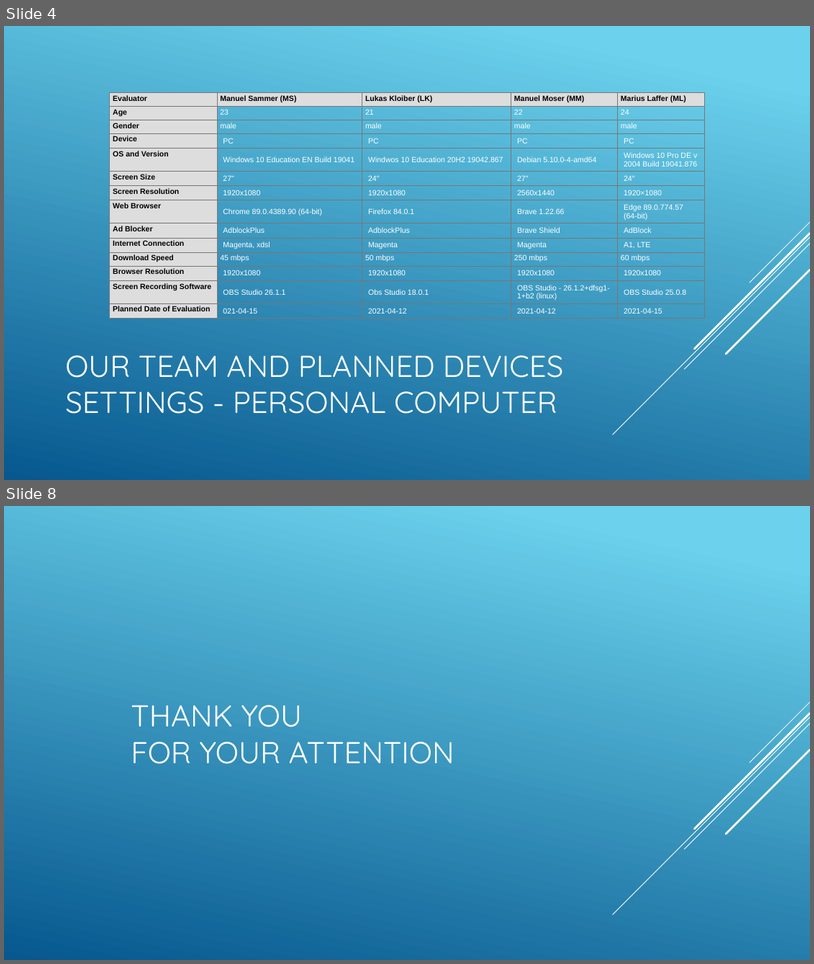
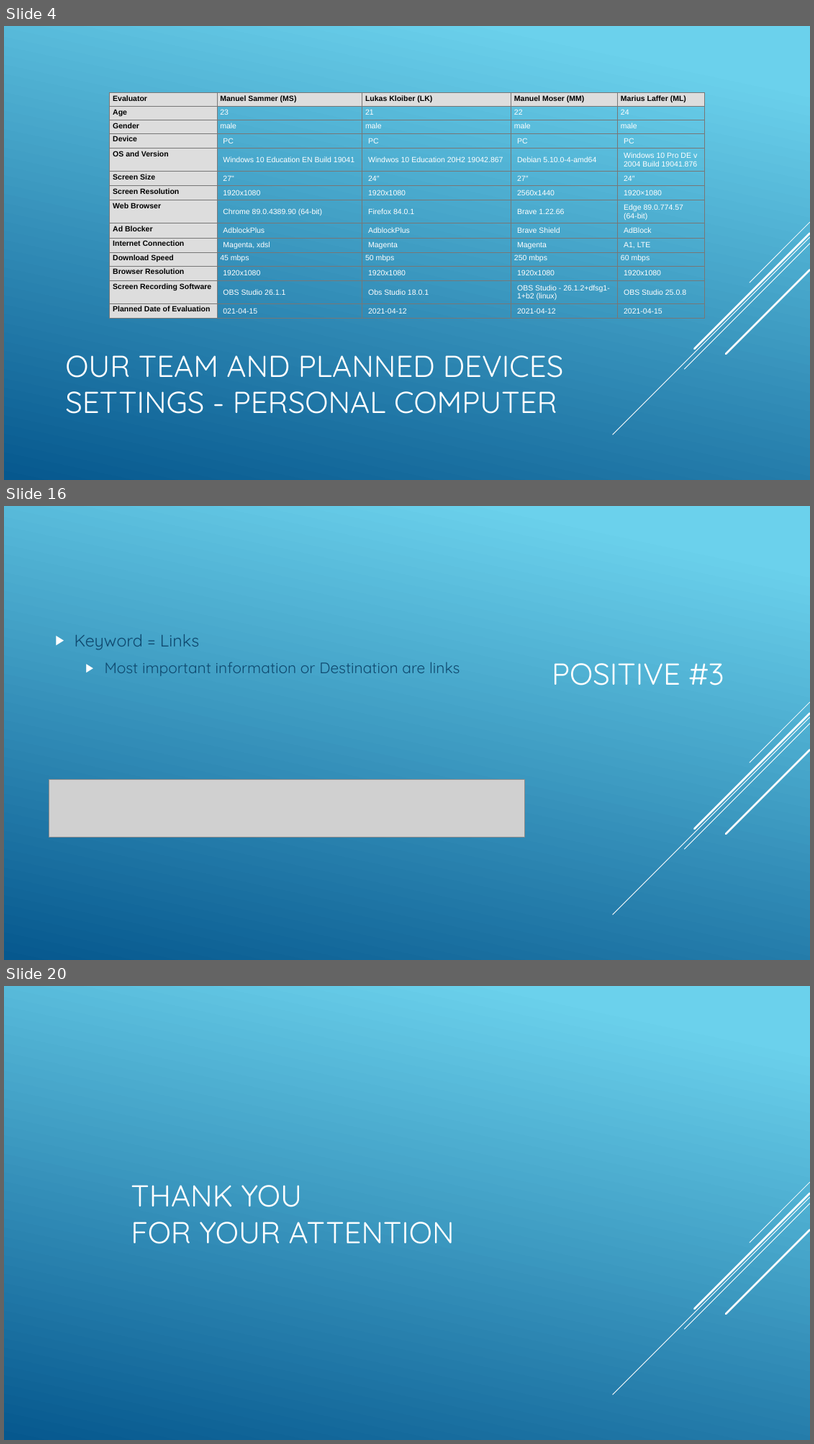
Before and after one commit to Deadmann1/hci_06_06, a slide deck: presentation/presentation.pptx. Shown one above the other, each under a label of ours: slides 4 and 8 before the commit, slides 4, 16 and 20 after it; the slides between them are not shown. The pictures are 814x964 and 814x1444 pixels, drawn with LibreOffice and Linux fonts; fonts in the diff are those of the drawing; grey boxes stand for pictures. Boxes give left, top, right and bottom in pixels: in the first picture for what was removed or moved away, otherwise in the second. Text is boxed around its words. In the diff, an @@ line names an element or a change of style, - is before the commit and + after.

```diff
--- a/presentation/presentation.pptx
+++ b/presentation/presentation.pptx
@@ slide 16 added at [4, 506, 810, 960], background gradient #6ED2EB to #06588E; not listed: 5 template elements that a slide beside it also shows @@
@@ text added at [75, 634, 460, 676], 18 pt, text #0F496F @@
+▶ Keyword = Links
+  ▶ Most important information or Destination are links
@@ title added at [552, 663, 725, 685], 36 pt, text #FFFFFF @@
+POSITIVE #3
@@ picture added at [49, 780, 525, 836] @@
@@ what was slide 8 is now slide 20 @@
```
Also in this commit, not shown: 2 slides changed, 14 other slides added, 3 slides removed, 3 other files.
